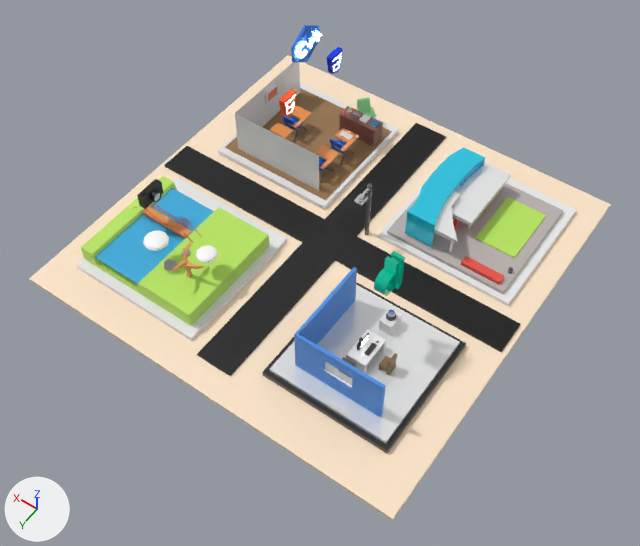
The glTF model static/models/portfolio.gltf, before and after one commit.
Both versions are drawn from a 50 mm camera at (-31.2, 45.3, 65.4) aimed at (-2.5, 5.1, 2.3). Lighting does not change. The marker at lower left points along +X, +Y and +Z. Where no turn or scale is listed for an object, it has been applied to the vertices. Vertices at the same position are counted once.
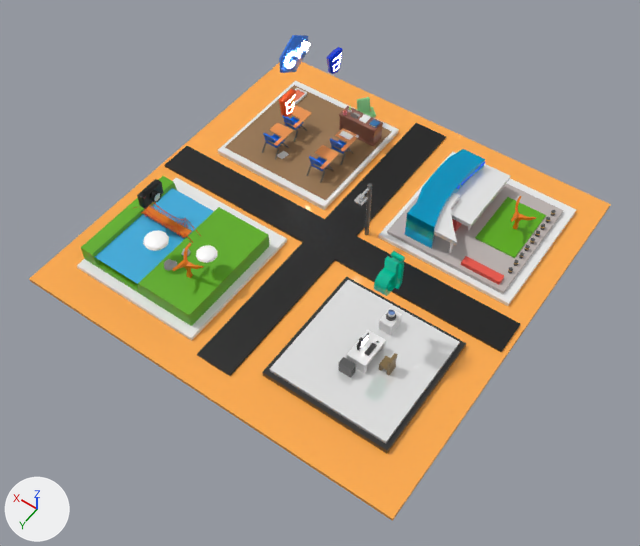
Diff of the bpy script that builds the scene:
```diff
--- a/static/models/portfolio.gltf.py
+++ b/static/models/portfolio.gltf.py
@@ mat_material @@
 mat_material = principled_material('Material')
-mat_material.base_color = (1.0, 0.795, 0.588)  # beige #ffe6ca
+mat_material.base_color = (1.0, 0.41, 0.0738)  # orange #ffac4d
@@ mat_greenglass @@
 mat_greenglass.base_color = (0.0235, 0.603, 0.8)  # cyan #2acce7
-mat_greenglass.metallic = 0.152
+mat_greenglass.metallic = 0.642
 mat_greenglass.roughness = 0.0
@@ mat_grass @@
 mat_grass = principled_material('grass')
-mat_grass.base_color = (0.486, 0.799, 0.113)  # green #b9e75e
+mat_grass.base_color = (0.103, 0.412, 0.0)  # green #5aac00
@@ me_cube_136 @@
 me_cube_136.from_pydata(...)  # 552 vertices, 1054 faces; spans x -6.56..6.07, y -6.32..6.32, z -3.08..2.6
 # used by ob_cube_096; location = (-10.11, 9.36, 3.1)
+# me_cube_136 part 1: the loose piece of 56 vertices spanning x -4.54..4.06, y -4.3..4.3, z -2.03..2.6 is deleted
+# me_cube_136 part 2: the loose piece of 4 vertices spanning x -1.66..1.18, y 4.09..4.31, z -0.2..-0.11 is deleted
 me_cube_136.materials.append(mat_monitor)
@@ me_cube_136 @@
 me_cube_136.materials.append(mat_water_002)
-me_cube_136.materials.append(mat_window)  # white #ffffff
-me_cube_136.materials.append(mat_walls)  # blue #448fe7
 me_cube_136.materials.append(mat_chair)
@@ me_plane_025 @@
 me_plane_025.from_pydata(...)  # 5722 vertices, 10820 faces; spans x -6.79..6.79, y -6.44..7.14, z -2.54..3.03
 # used by ob_plane_025; location = (9.45, -10.0, 2.57)
+# me_plane_025 part 3: the loose piece of 36 vertices spanning x 4.85..5.14, y -0.99..0.99, z 0.92..2.27 is turned 90 degrees about the y axis through its middle, then moved by (0.0, -4.26, -3.28)
+# me_plane_025 part 4: the loose piece of 6 vertices spanning x -5.14..5.14, y -5.05..5.75, z -1.82..3.03 is deleted
 me_plane_025.materials.append(mat_grass_002)
@@ me_plane_025 @@
 me_plane_025.materials.append(mat_material_064)
-me_plane_025.materials.append(mat_material_065)  # blue #71ceff
@@ me_text_008 @@
 me_text_008.from_pydata(...)  # 262 vertices, 508 faces; spans x -0.21..0.77, y -4.0..0.22, z -1.49..2.73
 # used by ob_text_002; location = (10.38, -9.11, 10.94)
+# me_text_008 part 5: the whole mesh is moved by (0.0, 1.89, 0.0)
 me_text_008.materials.append(mat_material_069)
@@ ob_cube_006 @@
 ob_cube_006 = bpy.data.objects.new('Cube.006', me_cube_006)
-ob_cube_006.location = (-10.09, -11.16, 2.2)
+ob_cube_006.location = (-10.09, -11.16, 1.97)
@@ ob_cube_008 @@
+ob_cube_008 = bpy.data.objects.new('Cube.008', me_cube_011.copy())  # the mesh of ob_cube_010
+ob_cube_008.location = (-13.98, -11.0, 2.75)
```

What differs and where, as boxes (x1, y1, x2, y2) in the pictures (640 x 546 px; the box of a moved part takes in the faces that stretch with it):
'Cube', recoloured (beige to orange): (29, 55, 611, 521) in both
'Cube.096', reshaped: before (262, 267, 466, 454); after (262, 277, 466, 454)
'Plane.025', reshaped (12% shorter): before (218, 62, 399, 210); after (218, 80, 399, 210)
'Cube.009', recoloured: (81, 176, 269, 326) in both
'Cube.011', recoloured: (387, 185, 559, 269) in both
'Cube.006', surface changed, moved: before (405, 147, 511, 252); after (405, 149, 510, 253)
'Text.002', mesh moved: before (291, 25, 322, 63); after (279, 35, 310, 73)
'Cube.008', added: after (511, 196, 536, 230)
part 1 of me_cube_136, deleted (blue): before (294, 267, 386, 417)
part 2 of me_cube_136, deleted: before (324, 369, 352, 387)
part 3 of me_plane_025, moved or reshaped: before (265, 83, 279, 104); after (295, 88, 307, 104)
part 4 of me_plane_025, deleted: before (235, 62, 319, 191)
